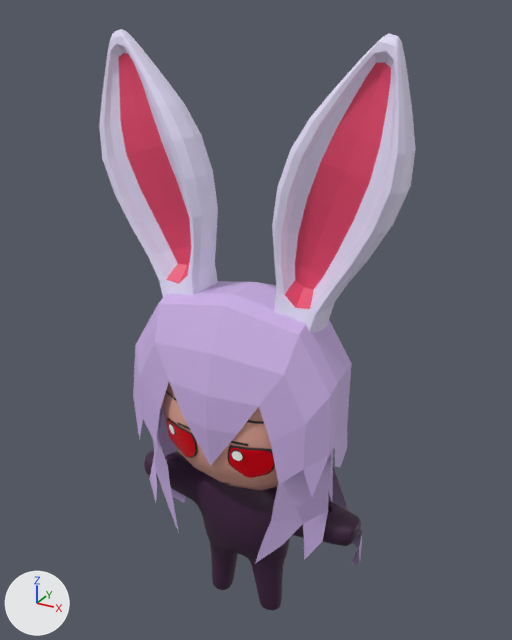
The glTF model static/assets/reisen/scene.gltf as it was, and as the next commit left it.
Camera for both pictures: a 50 mm lens placed at (10.3, -18.0, 20.6), pointed at (0.0, 0.8, 11.2). Arrows for +X, +Y and +Z are at lower left; the lights stay in place. Where no turn or scale is listed for an object, it has been applied to the vertices. Vertices at the same position are counted once.

The first picture shows 'Body', 'Ears', 'EyeGloss1', 'EyeGloss2', 'Eyes', 'Hair', 'Head', 'Plane', 'Plane.001', 'Plane.002', 'Underhair'.
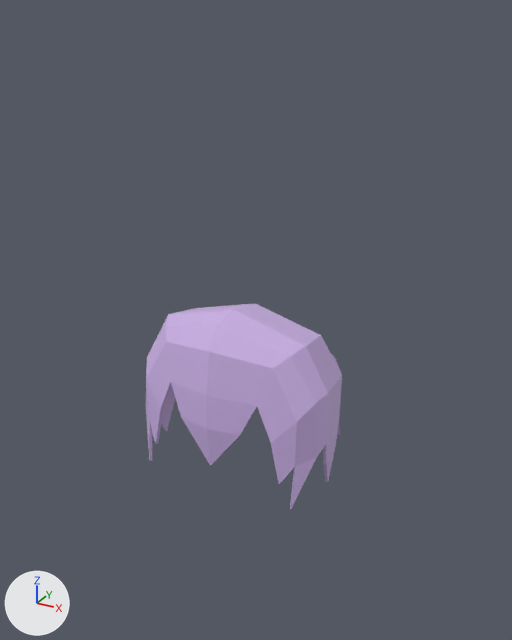
Pixel boxes [x1, y1, x2, y2] of what changed, in the pictures (512 x 640 px):
'Ears', deleted: before [99, 29, 416, 333]
'Hair', reshaped (10% narrower): before [133, 281, 351, 498]; after [146, 303, 342, 509]
'Body', deleted (purple): before [144, 450, 361, 611]
'Underhair', deleted (purple): before [150, 406, 362, 564]
'Head', deleted: before [162, 382, 278, 491]
'Eyes', deleted (red): before [167, 418, 275, 478]
'EyeGloss2', deleted: before [231, 450, 244, 461]
'Plane.002', deleted: before [166, 391, 264, 424]
'Plane.001', deleted: before [178, 422, 248, 446]
'EyeGloss1', deleted: before [169, 423, 176, 435]

The change in detail:
me_plane_002 is used by ob_hair; location (0.0, 0.0, 12.0).
me_plane_002 had 68 vertices, 98 faces and spanned x -3.66..3.66, y -2.38..2.74, z -5.8..0.65.
me_plane_002 now has 136 vertices, 268 faces and spans x -3.35..3.35, y -2.38..2.74, z -5.81..0.15.
Part 1, on me_plane_002:
60 vertices are removed from x -3.66..3.66, y -2.2..2.7, z -5.47..0.65.
98 faces are deleted.
128 vertices are added at x -3.35..3.35, y -2.28..2.7, z -5.81..0.15.
268 new faces join them.
Object 'Head' (ob_head) is deleted.
Object 'Body' (ob_body) is deleted.
Object 'Underhair' (ob_underhair) is deleted.
Object 'Ears' (ob_ears) is deleted.
Object 'Eyes' (ob_eyes) is deleted.
Object 'EyeGloss1' (ob_eyegloss1) is deleted.
Object 'EyeGloss2' (ob_eyegloss2) is deleted.
Object 'Plane' (ob_plane) is deleted.
Object 'Plane.001' (ob_plane_001) is deleted.
Object 'Plane.002' (ob_plane_002) is deleted.
